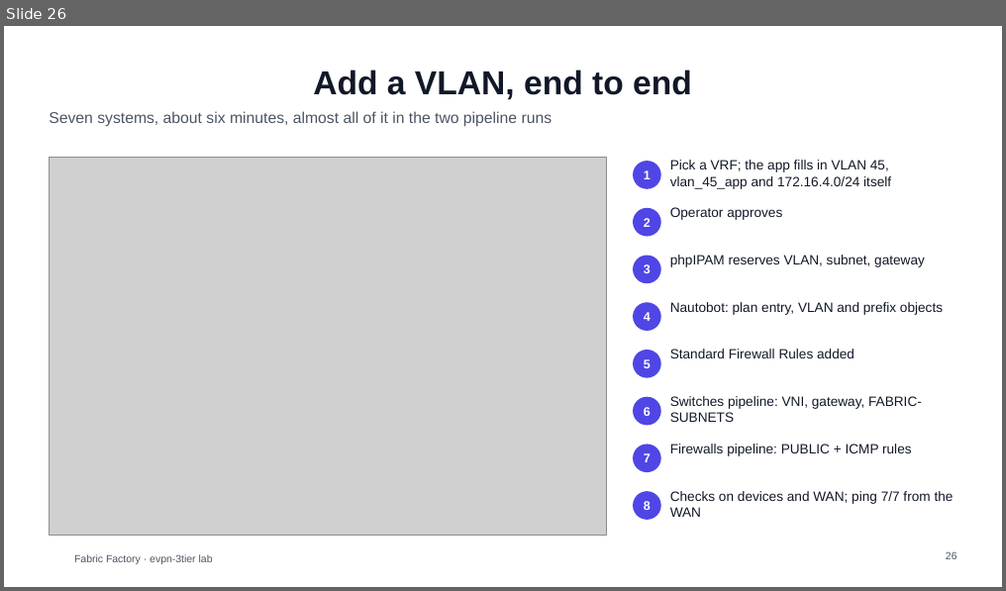
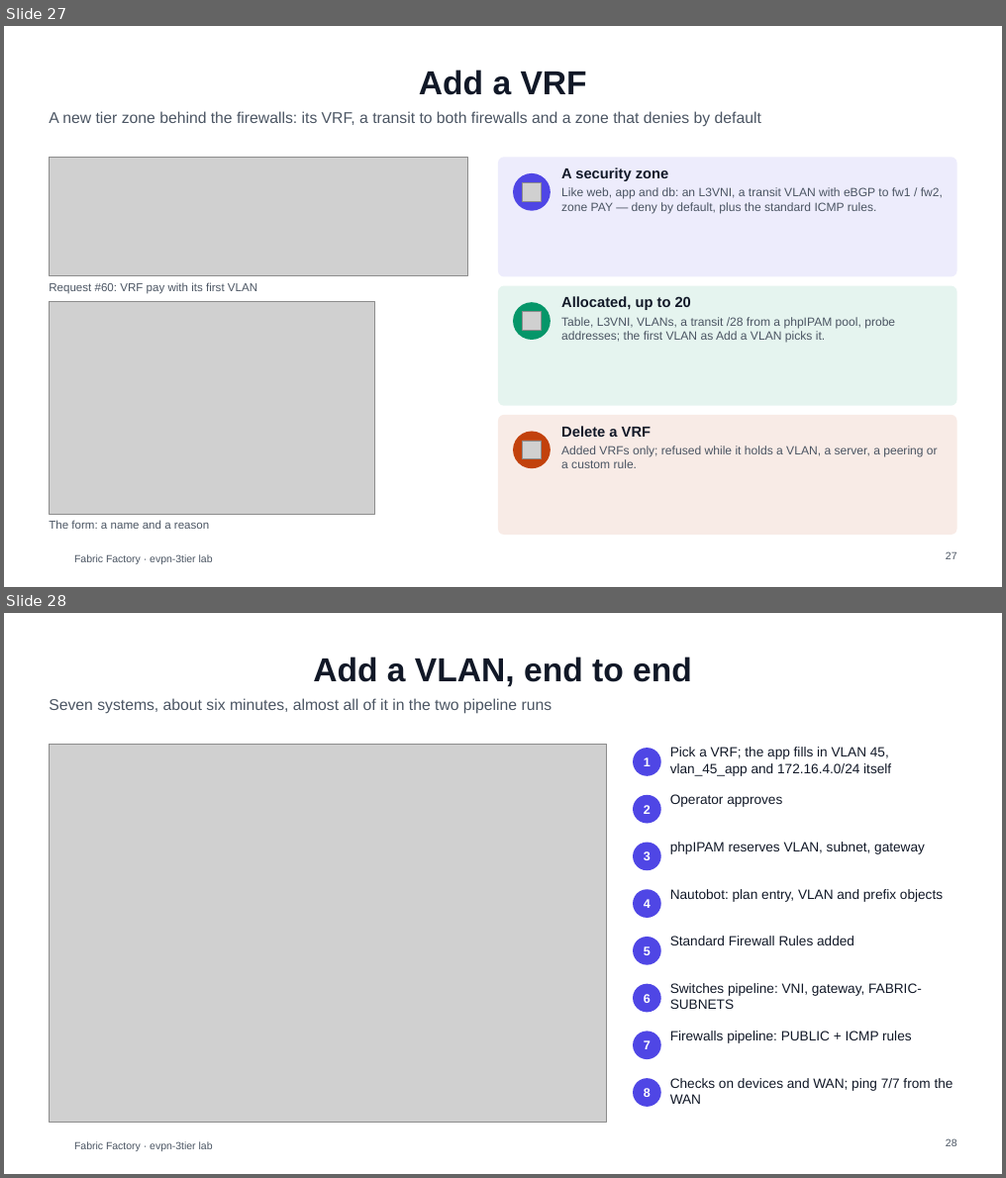
Before and after one commit to dcantor/evpn-3tier, a slide deck: docs/whitepaper/fabric-factory-overview.pptx. Shown one above the other, each under a label of ours: slide 26 before the commit, slides 27 and 28 after it. The pictures are 1006x591 and 1006x1178 pixels, drawn with LibreOffice and Linux fonts; fonts in the diff are those of the drawing; grey boxes stand for pictures; background and template pictures are left out. Boxes give left, top, right and bottom in pixels: in the first picture for what was removed or moved away, otherwise in the second. Text is boxed around its words. In the diff, an @@ line names an element or a change of style, - is before the commit and + after.

```diff
--- a/docs/whitepaper/fabric-factory-overview.pptx
+++ b/docs/whitepaper/fabric-factory-overview.pptx
@@ slide 27 added at box(4, 26, 1002, 587), background #FFFFFF; not listed: 1 template element that a slide beside it also shows @@
@@ title added at box(419, 70, 587, 95), 32 pt, text #111827, bold @@
+Add a VRF
@@ text added at box(49, 111, 761, 127), 15 pt, text #4B5563 @@
+A new tier zone behind the firewalls: its VRF, a transit to both firewalls and a zone that denies by default
@@ picture added at box(49, 157, 468, 276) @@
@@ rounded rectangle added at box(498, 157, 957, 276), fill #4F46E5 at 10% opacity @@
@@ ellipse added at box(513, 174, 550, 211), fill #4F46E5 @@
@@ text added at box(561, 168, 943, 213), 11.5 pt, text #4B5563 @@
+A security zone
+Like web, app and db: an L3VNI, a transit VLAN with eBGP to fw1 / fw2, zone PAY — deny by default, plus the standard ICMP rules.
@@ picture added at box(522, 183, 541, 202) @@
@@ text added at box(49, 282, 257, 294), 11 pt, text #4B5563 @@
+Request #60: VRF pay with its first VLAN
@@ rounded rectangle added at box(498, 285, 957, 405), fill #059669 at 10% opacity @@
@@ picture added at box(49, 302, 375, 514) @@
@@ ellipse added at box(513, 302, 550, 340), fill #059669 @@
@@ picture added at box(522, 312, 541, 331) @@
@@ text added at box(561, 296, 895, 343), 11.5 pt, text #4B5563 @@
+Allocated, up to 20
+Table, L3VNI, VLANs, a transit /28 from a phpIPAM pool, probe addresses; the first VLAN as Add a VLAN picks it.
@@ rounded rectangle added at box(498, 415, 957, 535), fill #C2410C at 10% opacity @@
@@ ellipse added at box(513, 432, 550, 470), fill #C2410C @@
@@ picture added at box(522, 441, 541, 460) @@
@@ text added at box(561, 426, 938, 469), 11.5 pt, text #4B5563 @@
+Delete a VRF
+Added VRFs only; refused while it holds a VLAN, a server, a peering or a custom rule.
@@ text added at box(49, 520, 209, 529), 11 pt, text #4B5563 @@
+The form: a name and a reason
@@ page number added at box(945, 552, 957, 560), 10 pt, text #4B5563 @@
+27
@@ what was slide 26 is now slide 28 @@
```
Also in this commit, not shown: 1 slide changed, 1 other slide added, 13 other files.
